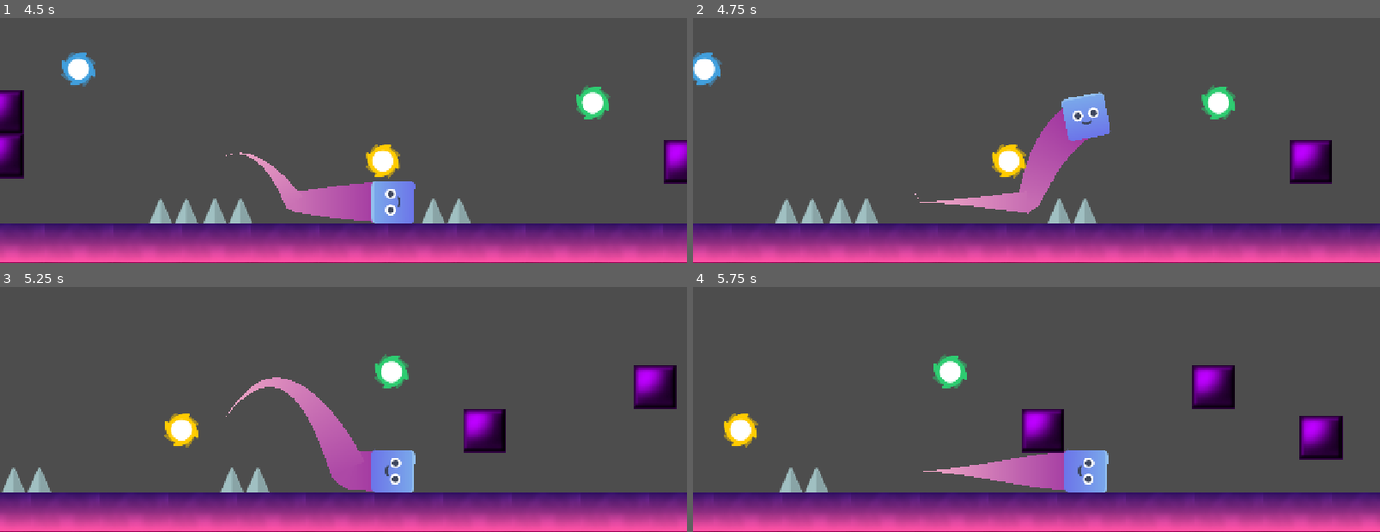
Above: before the commit, frames 1-4 (two rows, left to right).
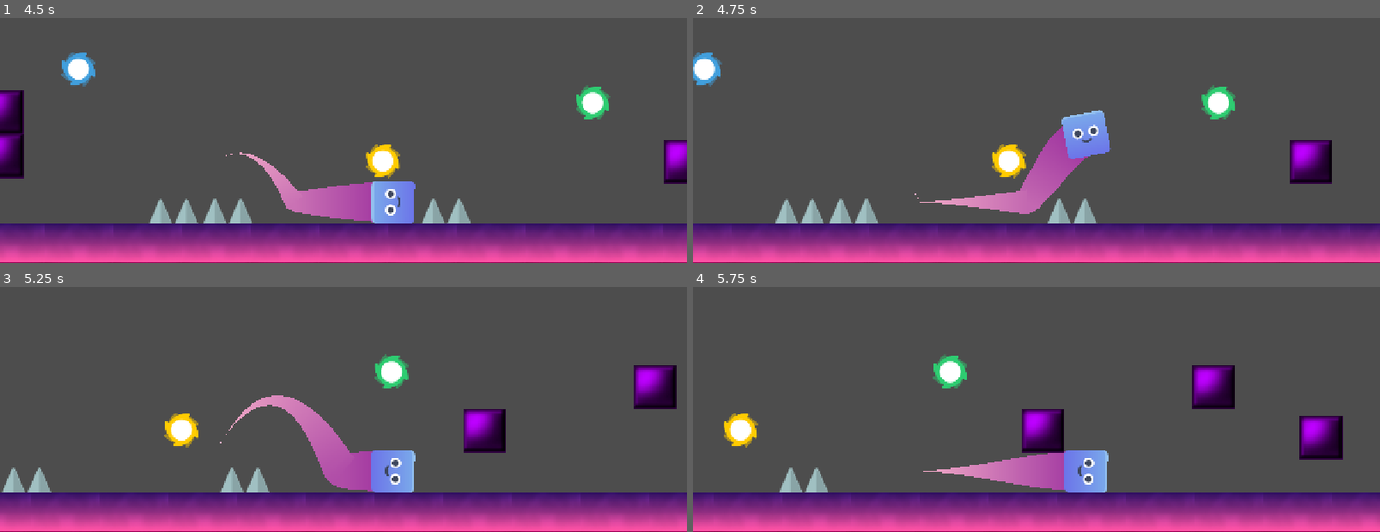
Above: after the commit, the same moments.

Repository: ZaydAlnabulsi/CMSC495-Geometry-Dash
Game: Godot game, scene res://scenes/levels/level1.tscn
Two runs of this game, one before a commit and one after it. Both use one fixed random seed, a clock stepped at 60 frames per second and the inputs below. This scene is started directly instead of the project's main scene.
Inputs (mouse positions are in pixels of both pictures, inside the frame that each line leads up to):
- Up to frame 1 (4.5 s): move the mouse to (309, 147) at 0.52 s; click (309, 147) at 0.77 s; move the mouse to (549, 128) at 1.27 s; click (549, 128) at 1.52 s; move the mouse to (outside the picture) at 2.02 s; move the mouse to (377, 69) at 2.77 s; click (377, 69) at 3.02 s; move the mouse to (outside the picture) at 3.52 s; click (outside the picture) at 3.77 s; move the mouse to (494, 49) at 4.27 s
- Up to frame 2 (4.75 s): click (1187, 49) at 4.52 s
- Up to frame 3 (5.25 s): move the mouse to (206, 358) at 5.02 s
- Up to frame 4 (5.75 s): no input

Frame 1 is identical in both runs. In frame 2, 2.0% of the frame differs, in the area x 35-61%, y 30-80%; in frame 3, 1.7%; in frame 4, less than 0.1%.
Error in both runs: Invalid access to property or key 'current_scene' on a base object of type 'Nil'. (res://scripts/gameplay/external_collsion.gd:11)

Commit message:
Update orb.tscn
change the CollisionShape2D to make the shape a little bit bigger than the actual orb size so that the player has an easier time hitting the orb during gameplay

Diff:
--- a/geometrydashclone/objects/orb.tscn
+++ b/geometrydashclone/objects/orb.tscn
@@ -4,7 +4,7 @@
 [ext_resource type="Texture2D" uid="uid://c0dfwxx8krn8j" path="res://Images/platformPack_tile012.png" id="2_i1flq"]
 
 [sub_resource type="RectangleShape2D" id="RectangleShape2D_sve6i"]
-size = Vector2(67, 66)
+size = Vector2(96.5, 136.812)
 
 [node name="yellowOrb" type="Area2D" groups=["orb"]]
 script = ExtResource("1_3ycvi")
@@ -13,5 +13,5 @@
 texture = ExtResource("2_i1flq")
 
 [node name="CollisionShape2D" type="CollisionShape2D" parent="."]
-position = Vector2(0.5, 0)
+position = Vector2(1, -2)
 shape = SubResource("RectangleShape2D_sve6i")
